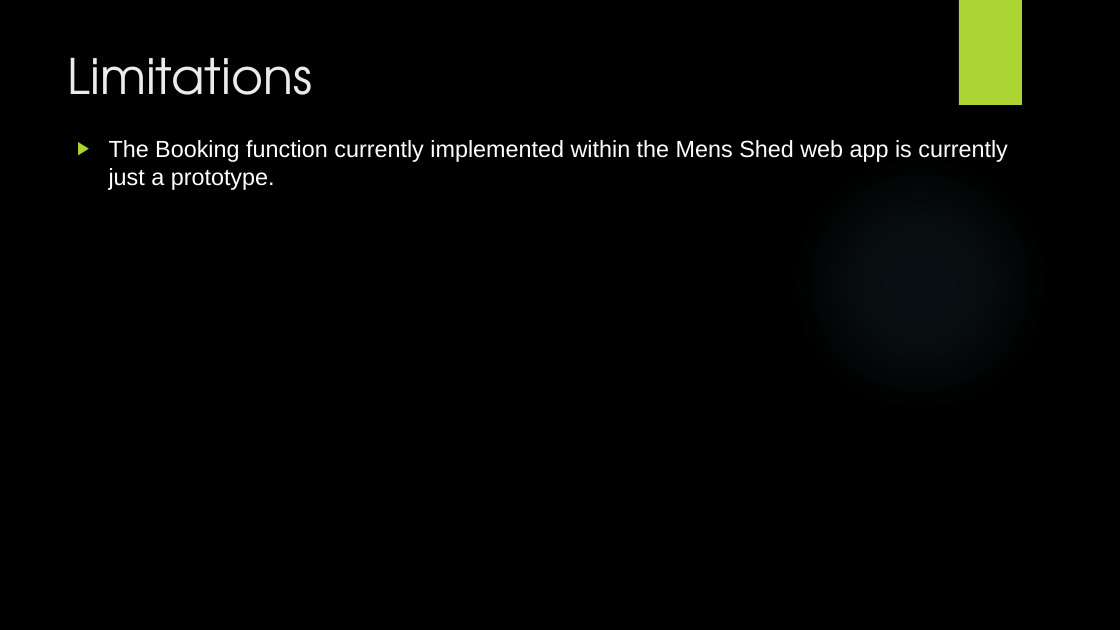
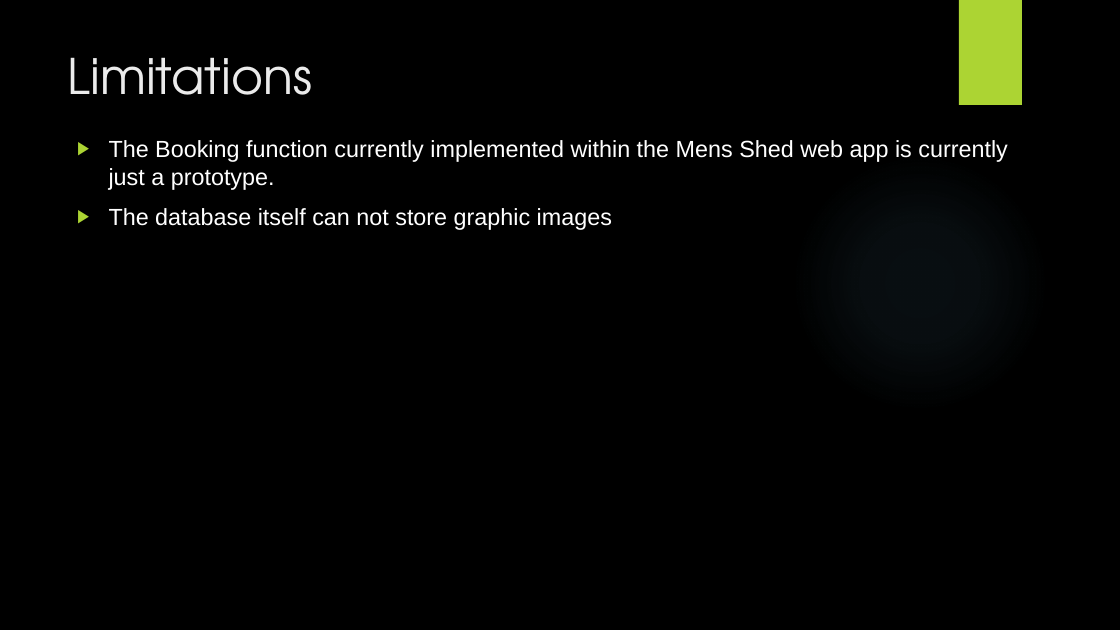
Before and after one commit to JBLACK2889/MENS-SHED-SOC09109, a slide deck: slide 7 of Documentation/reports/Presentation.pptx. Drawn at 1120x630 pixels with LibreOffice and Linux fonts; fonts in the diff are those of the drawing; background and template pictures are left out. Boxes give left, top, right and bottom in pixels: in the first picture for what was removed or moved away, otherwise in the second. Text is boxed around its words. In the diff, an @@ line names an element or a change of style, - is before the commit and + after.

Commit message:
added a backend problem

```diff
--- a/Documentation/reports/Presentation.pptx
+++ b/Documentation/reports/Presentation.pptx
@@ text at [109,208,612,230]: paragraph added @@
+▶ The database itself can not store graphic images
```
